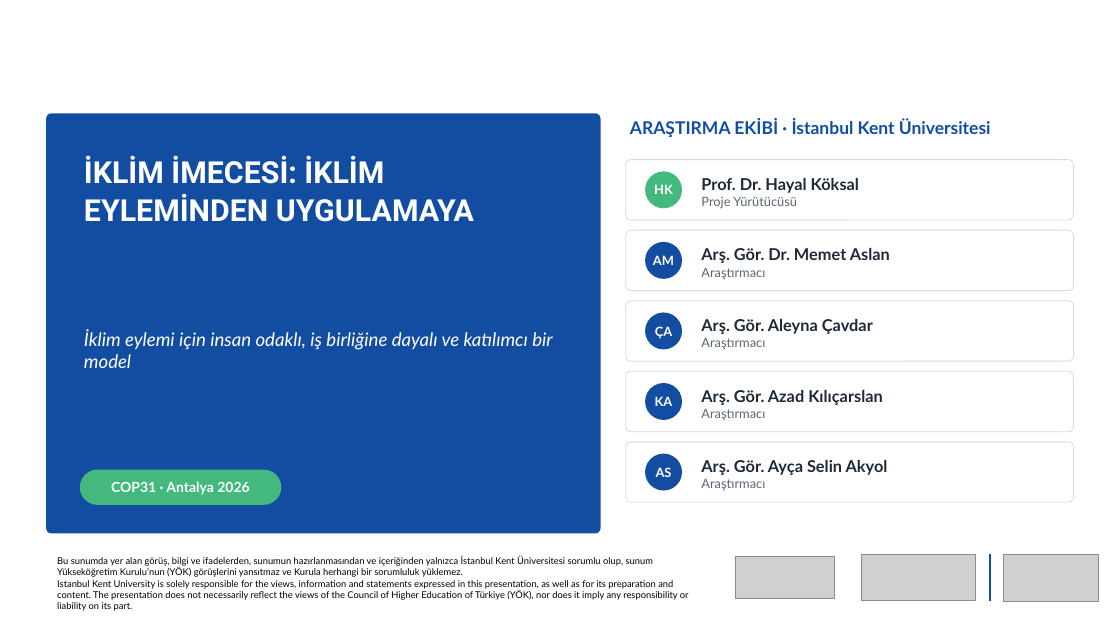
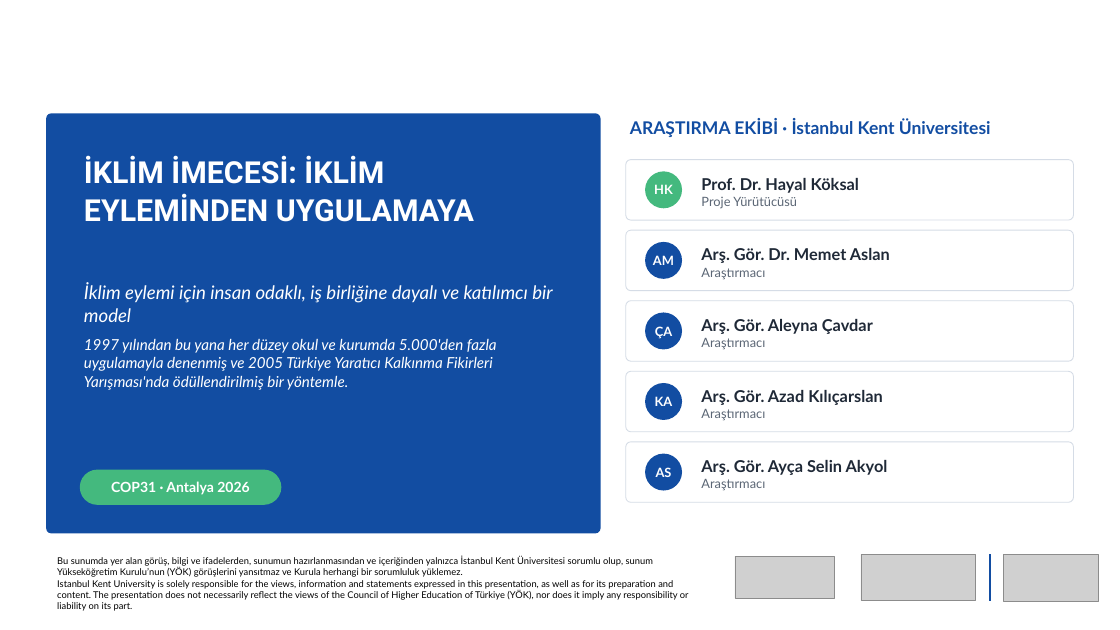
Before and after one commit to newtonsgrandson/cop-31-hayal-koksal, a slide deck: slide 2 of sunum/COP31_Iklim_Imecesi_Hayal_Koksal_TR.pptx. Drawn at 1120x630 pixels with LibreOffice and Linux fonts; fonts in the diff are those of the drawing; grey boxes stand for pictures; background and template pictures are left out. Boxes give left, top, right and bottom in pixels: in the first picture for what was removed or moved away, otherwise in the second. Text is boxed around its words. In the diff, an @@ line names an element or a change of style, - is before the commit and + after.

```diff
--- a/sunum/COP31_Iklim_Imecesi_Hayal_Koksal_TR.pptx
+++ b/sunum/COP31_Iklim_Imecesi_Hayal_Koksal_TR.pptx
@@ text "İklim eylemi için insan odaklı, ..." moved from (x1=84, y1=330, x2=552, y2=368) to (x1=84, y1=284, x2=552, y2=390) @@
@@ text at (x1=84, y1=284, x2=552, y2=322): more space between paragraphs @@
@@ text at (x1=84, y1=339, x2=497, y2=390): paragraph added @@
+1997 yılından bu yana her düzey okul ve kurumda 5.000'den fazla uygulamayla denenmiş ve 2005 Türkiye Yaratıcı Kalkınma Fikirleri Yarışması'nda ödüllendirilmiş bir yöntemle.
```
Also in this commit, not shown: 14 other slides changed, 27 other files.
